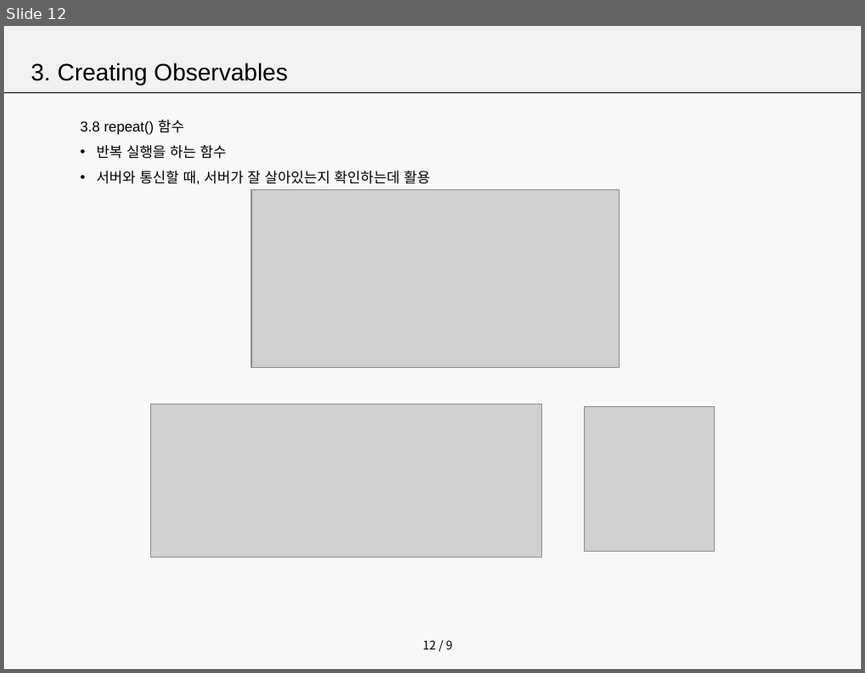
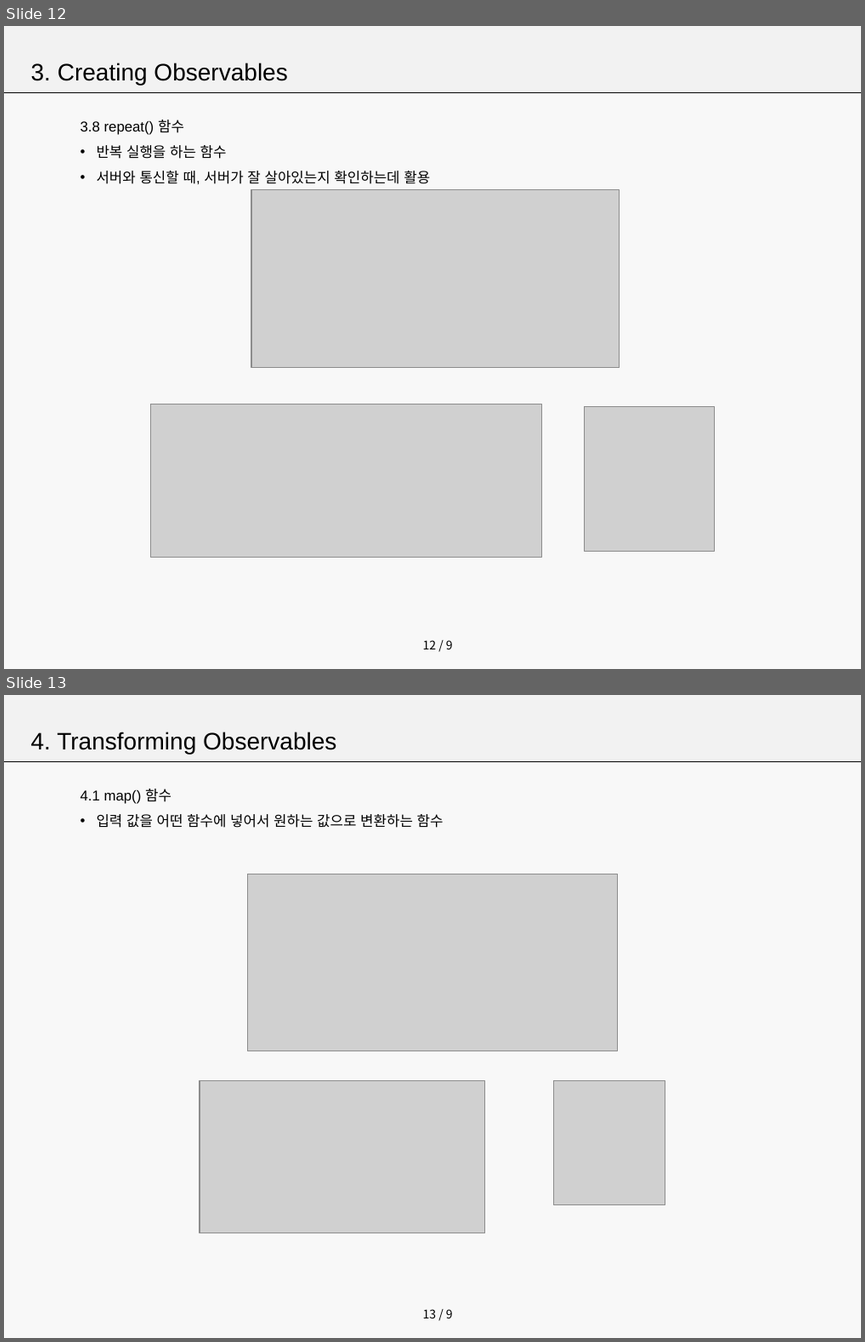
Before and after one commit to seoyoon630/RxDemo, a slide deck: RxJava.pptx. Shown one above the other, each under a label of ours: slide 12 before the commit, slides 12 and 13 after it. The pictures are 865x673 and 865x1342 pixels, drawn with LibreOffice and Linux fonts; fonts in the diff are those of the drawing; grey boxes stand for pictures. Boxes give left, top, right and bottom in pixels: in the first picture for what was removed or moved away, otherwise in the second. Text is boxed around its words. In the diff, an @@ line names an element or a change of style, - is before the commit and + after.

```diff
--- a/RxJava.pptx
+++ b/RxJava.pptx
@@ slide 13 added at [4, 695, 861, 1338], background #F2F2F2 at 50% opacity; not listed: 3 template elements that a slide beside it also shows @@
@@ text added at [31, 732, 336, 754], 20 pt, text #000000 @@
+4. Transforming Observables
@@ text added at [80, 789, 443, 828], 12 pt, text #000000 @@
+  4.1 map() 함수
+• 입력 값을 어떤 함수에 넣어서 원하는 값으로 변환하는 함수
@@ picture added at [247, 874, 618, 1050] @@
@@ picture added at [200, 1081, 484, 1233] @@
@@ picture added at [553, 1081, 665, 1205] @@
```
Also in this commit, not shown: 8 other slides added, 2 slides removed, 7 other files.
